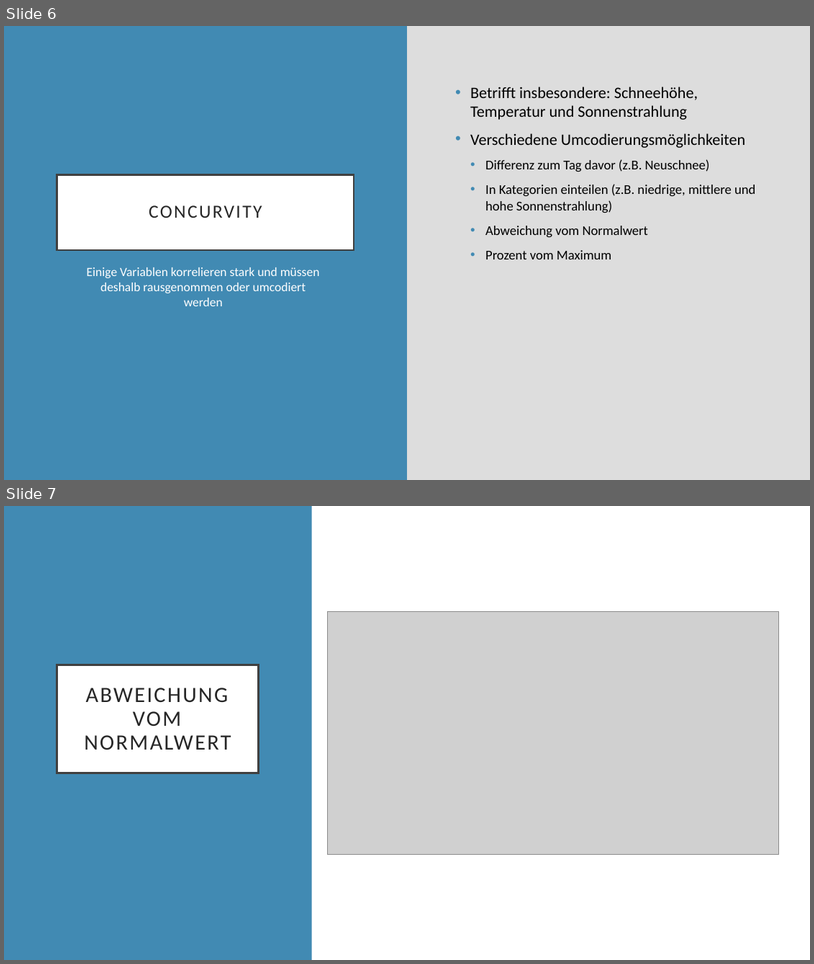
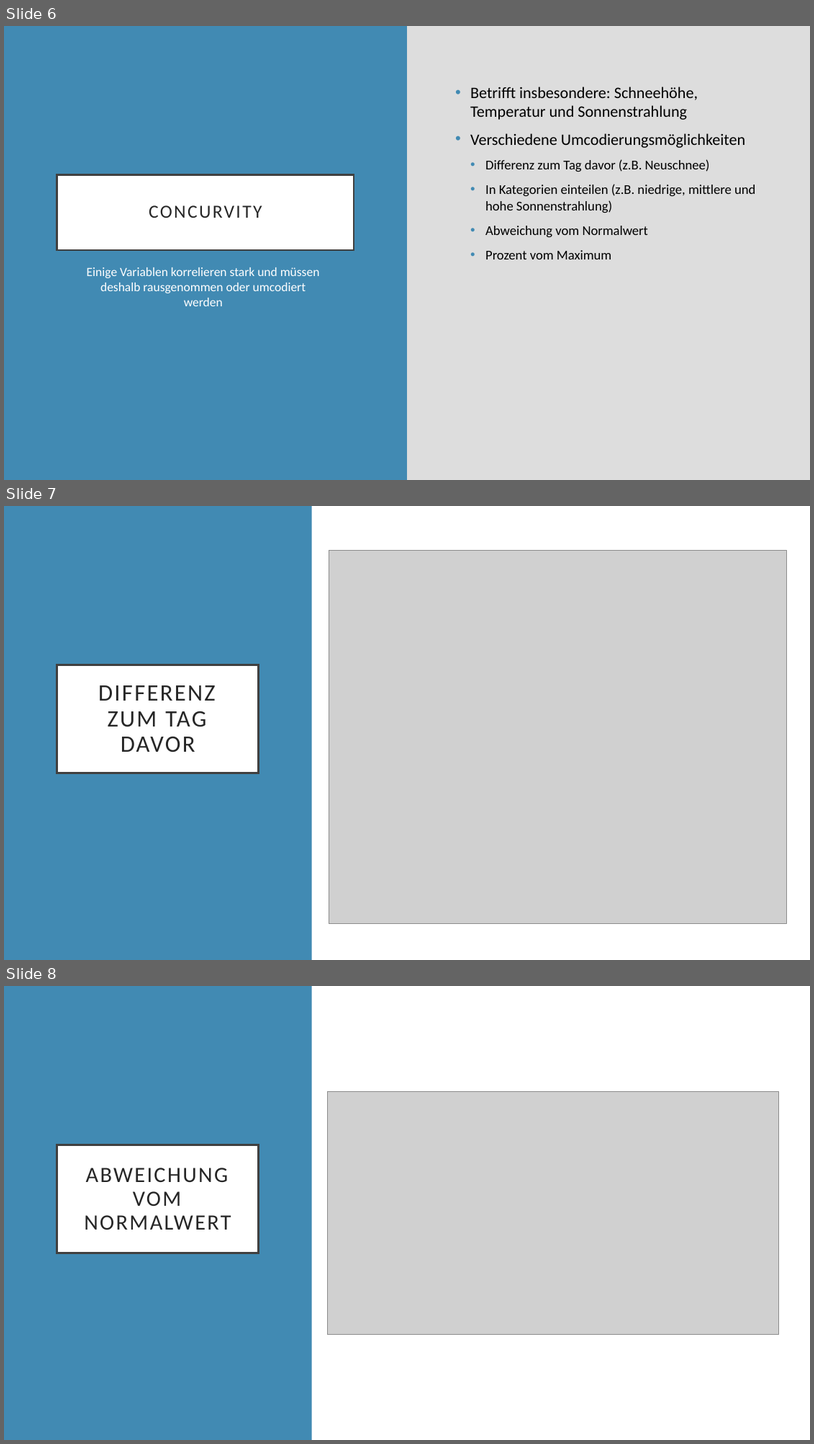
Before and after one commit to leavanh/LVS, a slide deck: Organisatorisches/LVS-IR-Taubenstein.pptx. Shown one above the other, each under a label of ours: slides 6 and 7 before the commit, slides 6, 7 and 8 after it. The pictures are 814x964 and 814x1444 pixels, drawn with LibreOffice and Linux fonts; fonts in the diff are those of the drawing; grey boxes stand for pictures. Boxes give left, top, right and bottom in pixels: in the first picture for what was removed or moved away, otherwise in the second. Text is boxed around its words. In the diff, an @@ line names an element or a change of style, - is before the commit and + after.

```diff
--- a/Organisatorisches/LVS-IR-Taubenstein.pptx
+++ b/Organisatorisches/LVS-IR-Taubenstein.pptx
@@ slide 7 added at (x1=4, y1=506, x2=810, y2=960), background #418AB3 @@
@@ rectangle added at (x1=312, y1=506, x2=810, y2=960), fill #FFFFFF @@
@@ picture added at (x1=329, y1=550, x2=787, y2=924) @@
@@ title added at (x1=57, y1=665, x2=259, y2=773), fill #FFFFFF, outline #404040 2.5 pt, 28 pt, text #262626 @@
+DIFFERENZ ZUM TAG DAVOR
@@ what was slide 7 is now slide 8 @@
```
Also in this commit, not shown: 1 other file.
